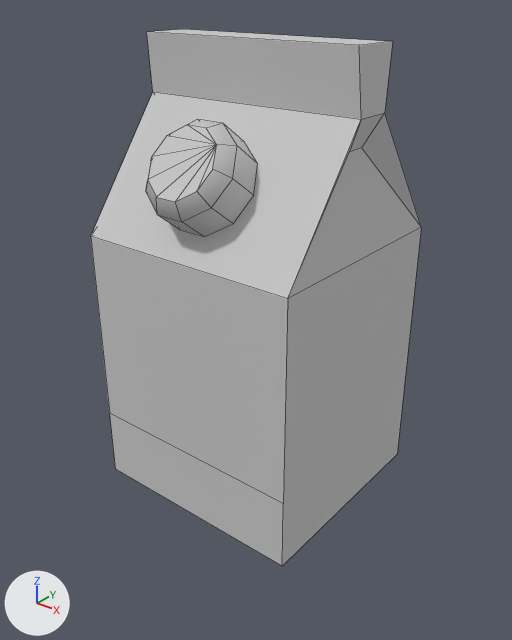
A saved change to the FBX model Assets/_Assets/Models/hidden_objects/food_milk_packet_01.fbx.
One viewpoint serves both versions: a 50 mm lens placed at (0.418, -0.522, 0.506), pointed at (0.004, -0.005, 0.185). Arrows for +X, +Y and +Z are at lower left; the lights stay in place. Mesh edges are drawn as thin lines. Where no turn or scale is listed for an object, it has been applied to the vertices.

Names of what the first picture shows: 'food_milk_packet_01'.
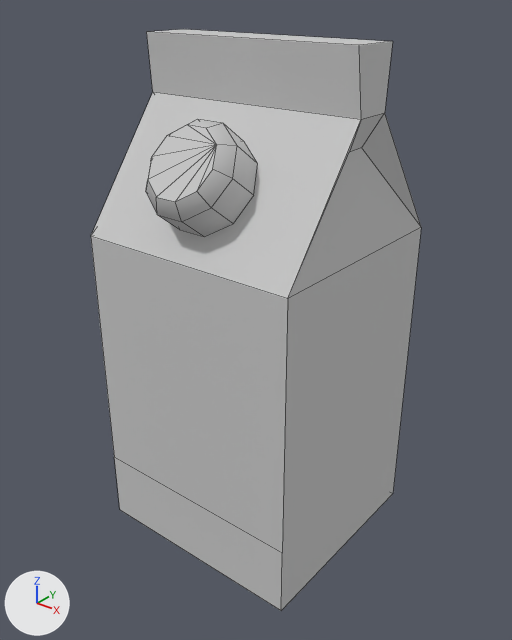
The newer file is also rescaled (x1.119), turned or shifted as a whole; pictures and numbers use the older file's frame.

Where the change shows, as pixel boxes [x1, y1, x2, y2] in the pictures (512 x 640 px; the box of a moved part takes in the faces that stretch with it):
```json
{"object": "food_milk_packet_01", "change": "reshaped", "before": [91, 29, 421, 566], "after": [91, 29, 421, 611], "on screen": "8% taller"}
{"part": 1, "of": "me_mesh", "change": "moved or reshaped", "before": [91, 227, 421, 566], "after": [91, 227, 421, 611]}
```

Edits to the scene script, one JSON object a line:
```json
{"block": "me_mesh", "where": "me_mesh.from_pydata(...)  # 52 vertices, 48 faces; spans x -0.119..0.119, y -0.119..0.119, z -0.003..0.458"}
{"block": "me_mesh", "where": "# used by ob_food_milk_packet_01; location = (0.0, 0.0, 0.0)"}
{"block": "me_mesh", "where": "# before: 10 (0.119, -0.108, -0.003) at pixel (282, 566), 11 (0.119, 0.119, -0.003) at pixel (397, 454), 16 (-0.119, -0.108, -0.003) at pixel (115, 469), 17 (-0.119, 0.119, -0.003), 50 (0.119, -0.108, 0.073) at pixel (283, 503)"}
{"block": "me_mesh", "where": "# before: 51 (-0.119, -0.108, 0.073) at pixel (109, 413)"}
{"block": "me_mesh", "change": "me_mesh part 1"}
{"op": "add", "block": "me_mesh", "code": "for i in [10, 11, 16, 17, 50, 51]: me_mesh.vertices[i].co += Vector((0.0, 0.0, -0.059))"}
```
